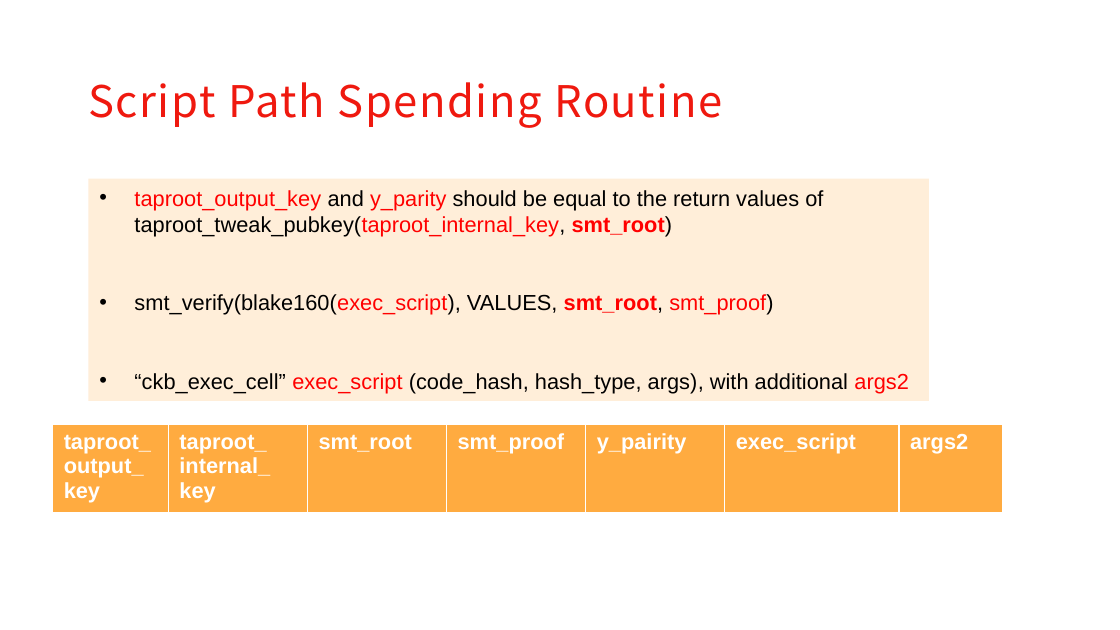
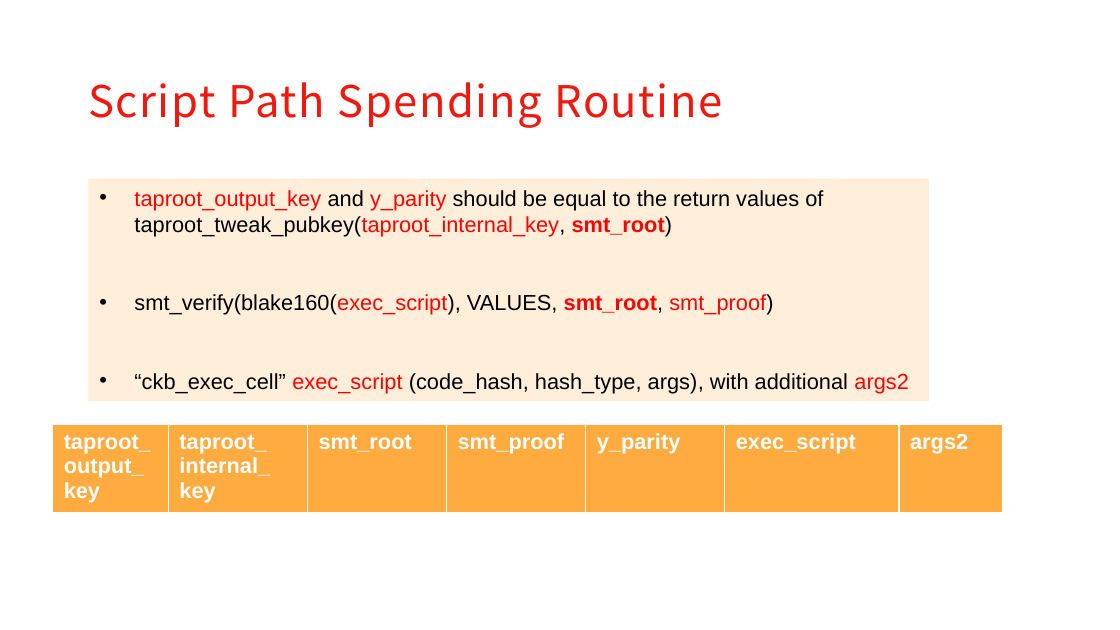
Before and after one commit to XuJiandong/docs-bank, a slide deck: slide 16 of presentation.pptx. Drawn at 1120x630 pixels with LibreOffice and Linux fonts; fonts in the diff are those of the drawing; background and template pictures are left out. Boxes give left, top, right and bottom in pixels: in the first picture for what was removed or moved away, otherwise in the second. Text is boxed around its words. In the diff, an @@ line names an element or a change of style, - is before the commit and + after.

```diff
--- a/presentation.pptx
+++ b/presentation.pptx
@@ table at (53, 424, 1002, 514) @@
-row 1, column 5: y_pairity
+row 1, column 5: y_parity
```
Also in this commit, not shown: 5 other slides changed.
